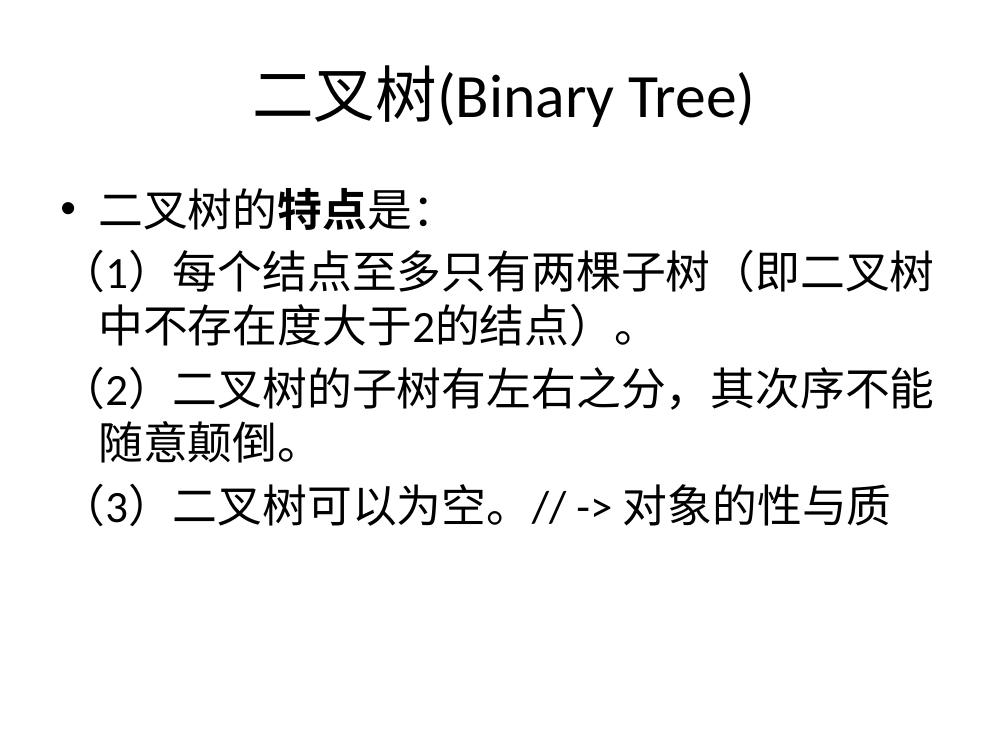
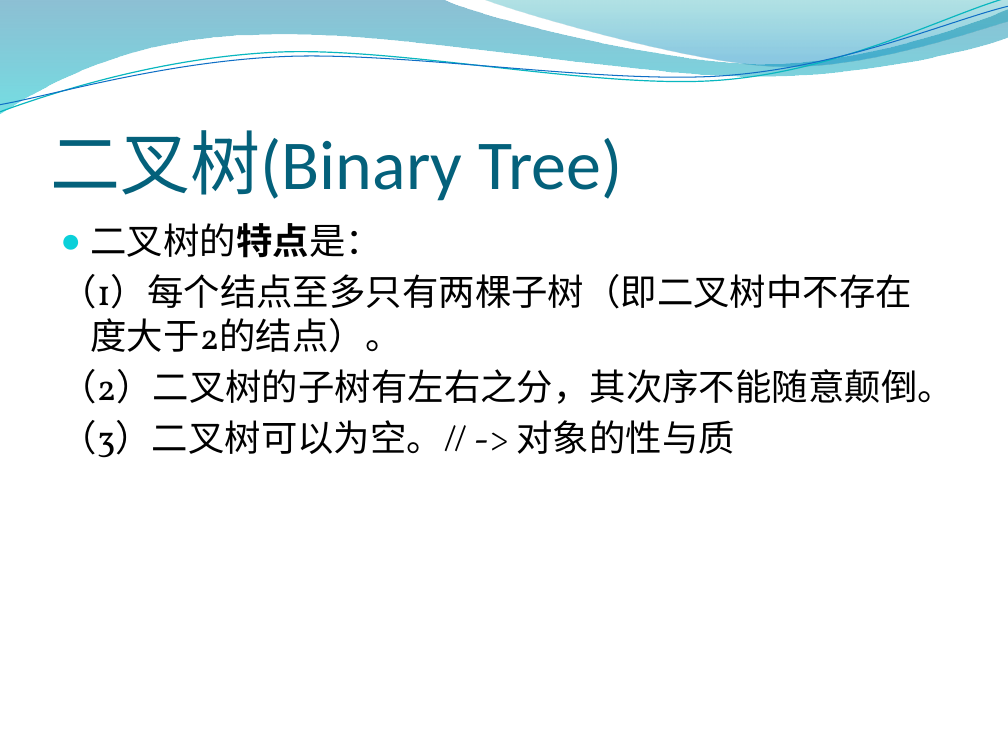
Before and after one commit to justery/JoyCpp, a slide deck: slide 6 of JoyCpp/rb_tree/rb_tree.pptx (slide 5 before the commit). Drawn at 1008x756 pixels with LibreOffice and Linux fonts; fonts in the diff are those of the drawing; background and template pictures are left out. Boxes give left, top, right and bottom in pixels: in the first picture for what was removed or moved away, otherwise in the second. Text is boxed around its words. In the diff, an @@ line names an element or a change of style, - is before the commit and + after.

```diff
--- a/JoyCpp/rb_tree/rb_tree.pptx
+++ b/JoyCpp/rb_tree/rb_tree.pptx
@@ freeform shape added at (0, 0, 1008, 114), fill gradient #0074A1 to #00C6CF @@
@@ freeform shape added at (0, 0, 1008, 117), outline #0AB8BF 0.85 pt @@
@@ freeform shape added at (0, 6, 1008, 112), outline #0F6FC6 0.75 pt @@
@@ freeform shape added at (483, 0, 1008, 70), fill gradient #00A1A9 to #008BBF @@
@@ title "二叉树(Binary Tree)": place and size @@
-title "二叉树(Binary Tree)" at (252, 65, 756, 127)
+title "二叉树(Binary Tree)" at (50, 130, 622, 201)
@@ title "二叉树(Binary Tree)" at (50, 130, 622, 201): size 44 to 50 pt, text colour #000000 to #04617B; alignment centre to left; vertical alignment middle to bottom @@
@@ text "二叉树的特点是：": place and size @@
-text "二叉树的特点是：" at (60, 188, 934, 526)
+text "二叉树的特点是：" at (60, 223, 954, 458)
@@ text "二叉树的特点是：" at (60, 223, 954, 458): size 32 to 26 pt, font Calibri to Vollkorn; bullet • to ●; less space between paragraphs; indent changed @@
```
Also in this commit, not shown: 14 other slides changed, 5 slides added, 2 slides removed, 3 other files.
